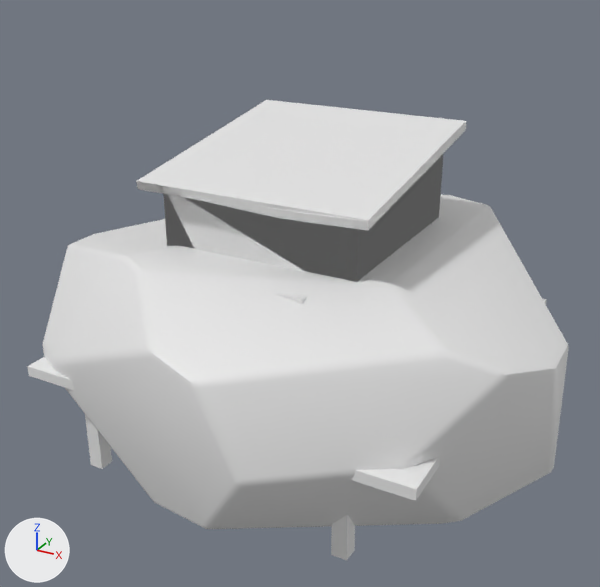
The Blender file Assets/Models/Environment.blend as it was, and as the next commit left it.
One viewpoint serves both versions: a 50 mm camera at (9.28, -17.33, 9.66) aimed at (0.0, -0.45, 1.22). Arrows for +X, +Y and +Z are at lower left; the lights stay in place. The same objects are shown in both versions, whatever each file hides.

The first picture shows 'House', 'HouseBase', 'Platform', 'RockFlat', 'Window'.
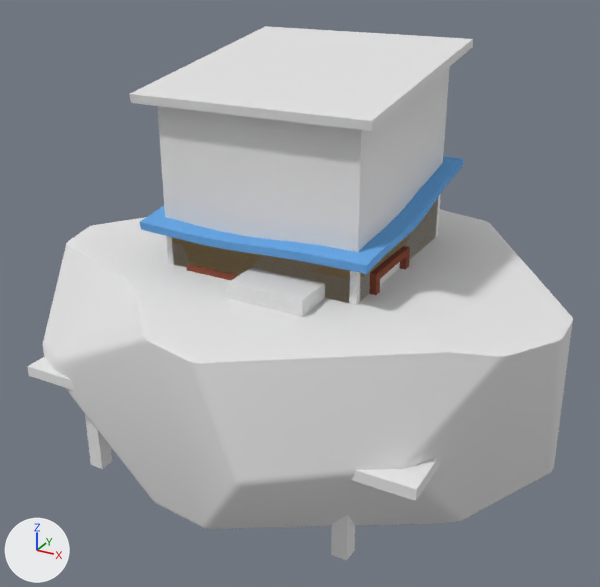
Patch to the scene script:
```diff
--- a/Assets/Models/Environment.blend.py
+++ b/Assets/Models/Environment.blend.py
@@ mat_walls @@
 mat_walls = diffuse_material('Walls')
-mat_walls.base_color = (0.8, 0.8, 0.8)  # white #e7e7e7
+mat_walls.base_color = (0.8, 0.559, 0.249)  # beige #e7c589
@@ mat_roof @@
 mat_roof = diffuse_material('Roof')
-mat_roof.base_color = (0.8, 0.8, 0.8)  # white #e7e7e7
+mat_roof.base_color = (0.147, 0.4, 0.8)  # blue #6baae7
@@ me_circle_001 @@
 # used by ob_rockflat; location = (0.0, 0.0, 0.0)
-me_circle_001.from_pydata(...)  # 301 vertices, 282 faces; spans x -6.31..6.68, y -6.21..6.42, z -2.76..2.81
+me_circle_001.from_pydata(...)  # 301 vertices, 282 faces; spans x -6.31..6.68, y -6.21..6.42, z -2.76..2.27
+# me_circle_001 part 5: all 77 vertices in x -6.3..6.68, y -6.07..-0.46, z 1.35..2.81 are scaled about their middle by (1, 1, 0.127), then moved by (0.0, 0.0, 0.1)
+# me_circle_001 part 6: all 23 vertices in x 0.02..3.47, y 3.86..5.33, z 2.24..2.79 are scaled about their middle by (1, 1, 0.127), then moved by (0.0, 0.0, 0.1)
+# me_circle_001 part 7: edges marked sharp go from 66 to 80
@@ me_cube_002 @@
 me_cube_002.from_pydata(...)  # 24 vertices, 18 faces; spans x -2.99..1.74, y -3.52..3.25, z -2.9..1.77
 # used by ob_window; location = (0.0, 0.0, 2.5)
+# me_cube_002 part 8: the loose piece of 8 vertices spanning x -2.99..-1.22, y -1.67..-0.06, z -0.62..0.78 is scaled about its middle by (1.08, 1.09, 1.51), then moved by (3.01, 3.45, 1.34)
+# me_cube_002 part 9: the loose piece of 8 vertices spanning x -1.86..0.16, y 1.5..3.25, z -0.48..1.77 is scaled about its middle by (1.15, 1.21, 0.818), then moved by (-1.45, -1.58, 1.91)
@@ me_cube_003 @@
 me_cube_003.from_pydata(...)  # 24 vertices, 22 faces; spans x -2.91..2.91, y -2.94..2.91, z -2.5..2.76
 # used by ob_housebase; location = (0.0, 0.0, 2.5)
 # before: 1 (-2.5, -2.5, 1.73), 3 (-2.5, 2.5, 2.5), 5 (2.5, -2.5, 1.73), 7 (2.5, 2.5, 2.5), 18 (-2.13, -2.13, 1.73)
 # before: 19 (-2.13, 2.13, 2.5), 21 (2.13, 2.13, 2.5), 23 (2.13, -2.13, 1.73)
+# me_cube_003 part 10: the loose piece of 8 vertices spanning x -2.91..2.91, y -2.94..2.91, z 1.67..2.76 is moved by (0.0, 0.0, 1.97)
+# me_cube_003 part 11
+for i in [1, 3, 5, 7, 18, 19, 21, 23]: me_cube_003.vertices[i].co += Vector((0.0, 0.0, 1.97))
@@ me_cube_001 @@
 # used by ob_house; location = (0.0, 0.0, 0.0)
-me_cube_001.from_pydata(...)  # 352 vertices, 335 faces; spans x -2.95..2.9, y -2.96..2.92, z 0.0..5.26
+me_cube_001.from_pydata(...)  # 384 vertices, 361 faces; spans x -2.9..2.95, y -2.96..2.92, z 0.0..4.3
+# me_cube_001 part 1: the loose piece of 200 vertices spanning x -2.95..2.9, y -2.96..2.92, z 4.09..5.26 is mirrored in x about its middle, then moved by (0.05, 0.0, -0.96)
+# me_cube_001 part 2: the loose piece of 8 vertices spanning x -0.21..1.84, y -2.67..-1.96, z 2.37..2.72 is mirrored in x about its middle, then moved by (-1.63, 0.0, -0.33)
+# me_cube_001 part 3: the loose piece of 48 vertices spanning x -2.66..-1.97, y -1.84..0.11, z 1.72..3.44 is mirrored in x about its middle, then moved by (4.63, 0.0, -0.66)
+# me_cube_001 part 4: 40 vertices removed from x -2.5..2.5, y -2.5..2.5, z 0.0..5.0; 76 vertices added at x -2.5..2.5, y -2.62..2.5, z 0.0..4.04
 me_cube_001.materials.append(mat_walls)
```

What differs and where, as boxes (x1, y1, x2, y2) in the pictures (600 x 587 px; the box of a moved part takes in the faces that stretch with it):
'RockFlat', reshaped
    before: (42, 195, 569, 529)
    after: (42, 209, 573, 529)
'HouseBase', reshaped
    before: (136, 100, 466, 230)
    after: (129, 26, 473, 305)
'House', recoloured, reshaped
    before: (137, 130, 465, 282)
    after: (140, 157, 463, 303)
part 1 of me_cube_001, moved or reshaped
    before: (137, 130, 465, 230)
    after: (140, 157, 463, 274)
part 2 of me_cube_001, moved or reshaped (not visible before)
    after: (187, 264, 239, 280)
part 3 of me_cube_001, moved or reshaped (not visible before)
    after: (369, 246, 410, 295)
part 4 of me_cube_001, moved or reshaped
    before: (163, 154, 443, 282)
    after: (172, 198, 438, 303)
part 5 of me_circle_001, moved or reshaped
    before: (45, 243, 569, 450)
    after: (45, 217, 573, 450)
part 6 of me_circle_001, moved or reshaped
    before: (73, 195, 567, 370)
    after: (72, 209, 572, 352)
part 7 of me_circle_001, shading changed
    both: (42, 341, 553, 529)
part 10 of me_cube_003, moved or reshaped
    before: (136, 100, 466, 230)
    after: (129, 26, 473, 131)
part 11 of me_cube_003, moved or reshaped (not visible before)
    after: (157, 67, 450, 305)
